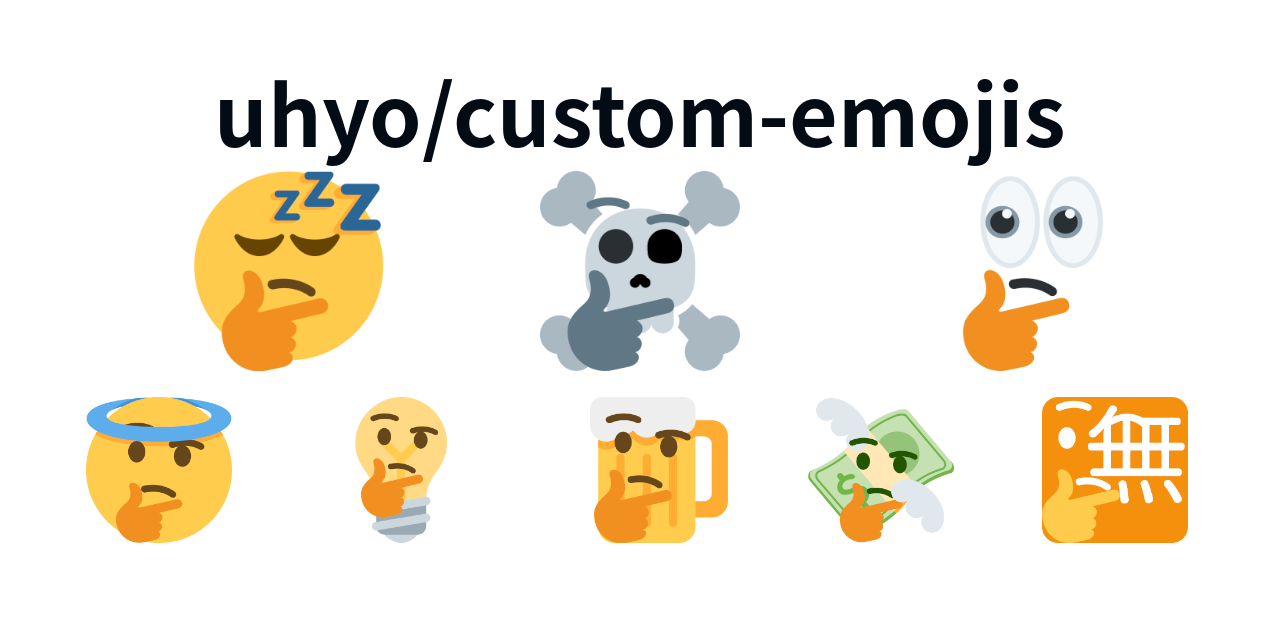
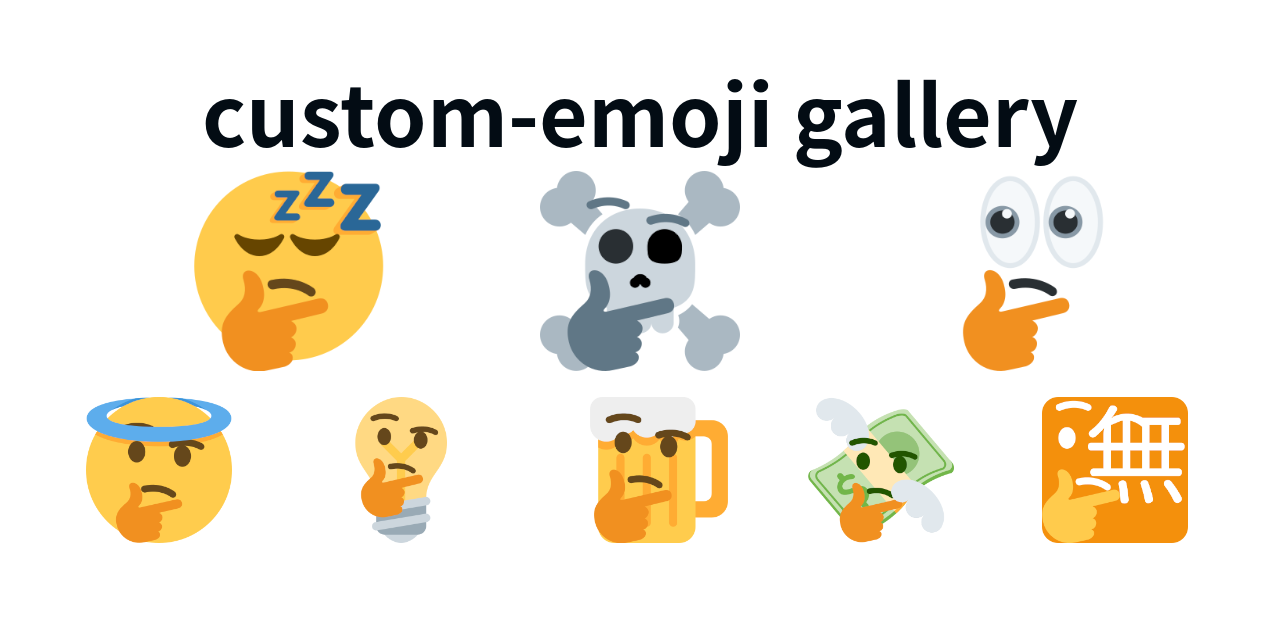
Comparing the layer stacks of the two 1280px x 640px images. Changes:
renamed "uhyo/custom-emojis" to "custom-emoji gallery", painted on it over [205, 79, 1078, 168]
